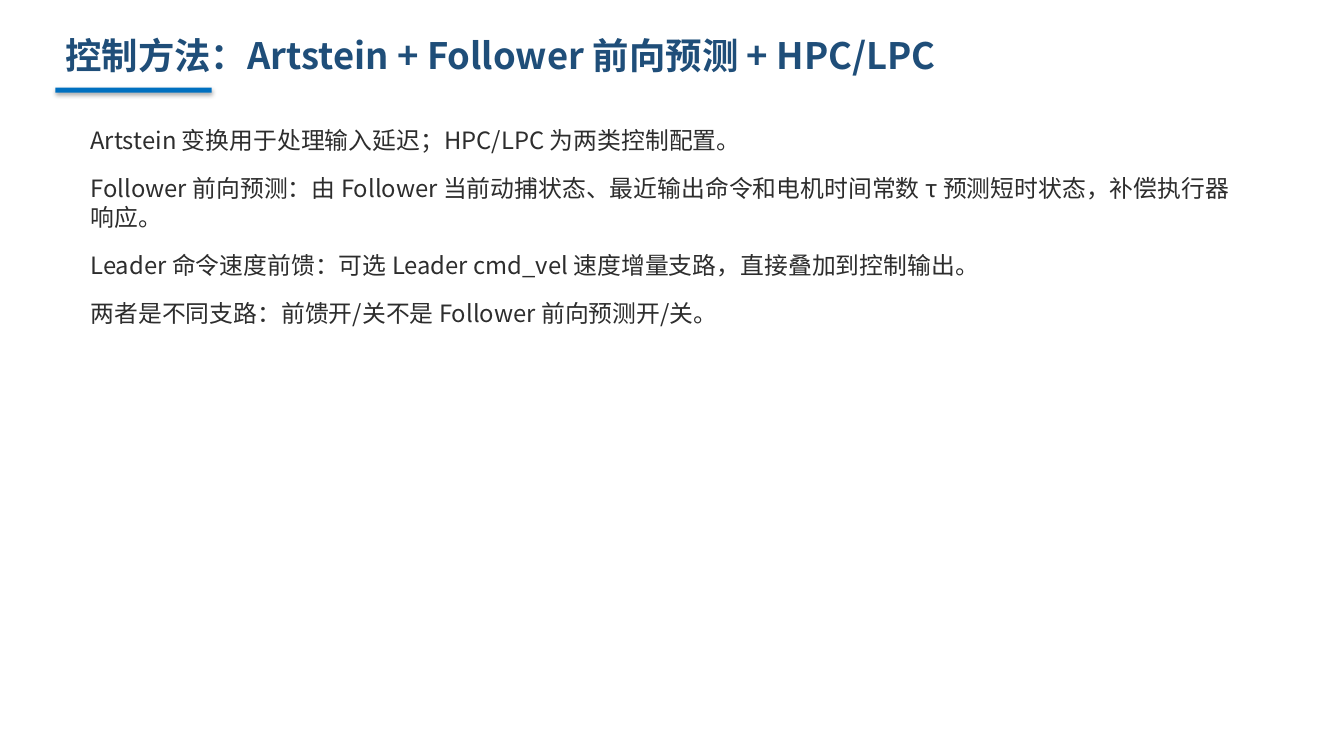
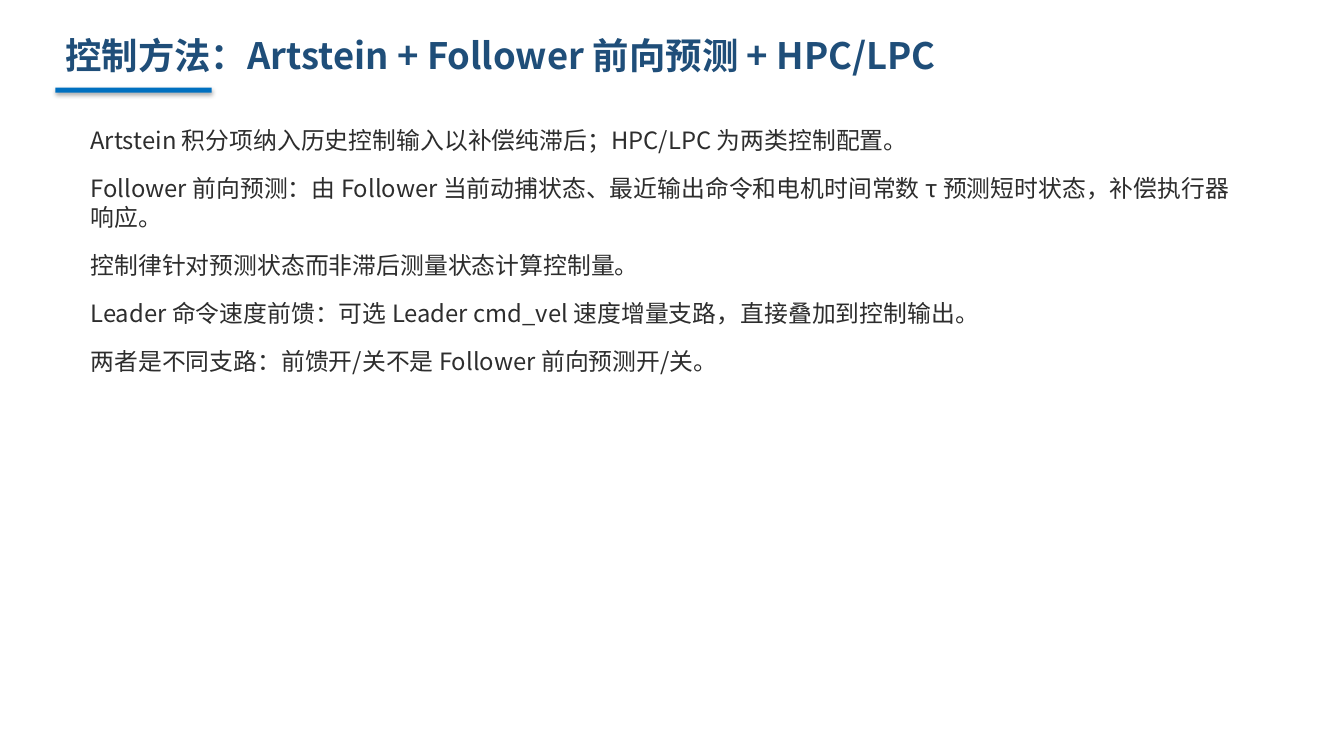
Before and after one commit to Davin-Liang/homo-ctrl-multirobot-ros2, a slide deck: slide 4 of docs/reports/2026-09-15-real-robot-tracking/双移动机器人实物跟踪实验汇报.pptx. Drawn at 1344x756 pixels with LibreOffice and Linux fonts; fonts in the diff are those of the drawing. Boxes give left, top, right and bottom in pixels: in the first picture for what was removed or moved away, otherwise in the second. Text is boxed around its words. In the diff, an @@ line names an element or a change of style, - is before the commit and + after.

Commit message:
补充跟踪控制算法原理说明

```diff
--- a/docs/reports/2026-09-15-real-robot-tracking/双移动机器人实物跟踪实验汇报.pptx
+++ b/docs/reports/2026-09-15-real-robot-tracking/双移动机器人实物跟踪实验汇报.pptx
@@ text at [91, 129, 908, 154]: text changed @@
-Artstein 变换用于处理输入延迟；HPC/LPC 为两类控制配置。
+Artstein 积分项纳入历史控制输入以补偿纯滞后；HPC/LPC 为两类控制配置。
@@ text at [91, 254, 639, 276]: paragraph added @@
+控制律针对预测状态而非滞后测量状态计算控制量。
```
Also in this commit, not shown: 3 other files.
